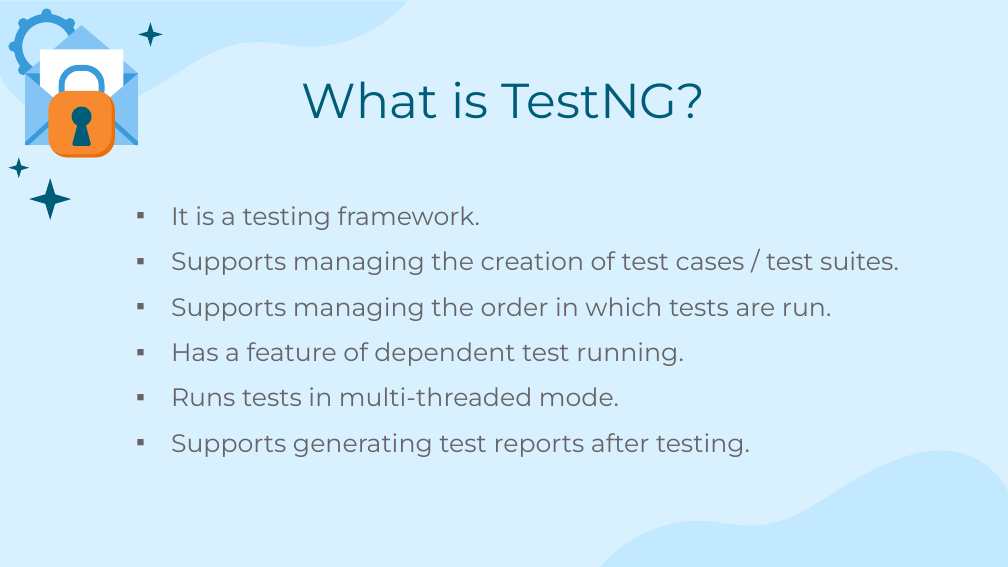
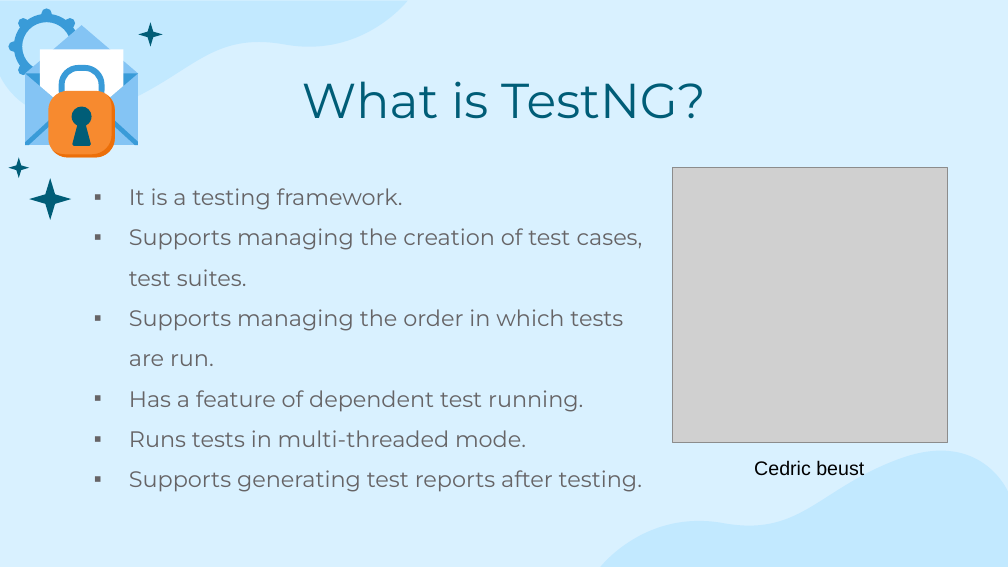
Before and after one commit to emallrice/account-management-app, a slide deck: slide 4 of SWT301 - TestNG test case - Demo.pptx. Drawn at 1008x567 pixels with LibreOffice and Linux fonts; fonts in the diff are those of the drawing; grey boxes stand for pictures. Boxes give left, top, right and bottom in pixels: in the first picture for what was removed or moved away, otherwise in the second. Text is boxed around its words. In the diff, an @@ line names an element or a change of style, - is before the commit and + after.

Commit message:
update file .pptx

```diff
--- a/SWT301 - TestNG test case - Demo.pptx
+++ b/SWT301 - TestNG test case - Demo.pptx
@@ subtitle "It is a testing framework.": place and size @@
-subtitle "It is a testing framework." at [171, 206, 899, 457]
+subtitle "It is a testing framework." at [129, 188, 643, 492]
@@ picture added at [672, 167, 948, 443] @@
@@ subtitle at [129, 188, 642, 492]: size 18 to 16 pt in "It is a testing framework.", "Supports managing the order in which tests ...", "Has a feature of dependent test running.", "Runs tests in multi-threaded mode." and 1 more places @@
@@ subtitle at [129, 228, 643, 286]: text changed; size 18 to 16 pt @@
-▪ Supports managing the creation of test cases / test suites.
+▪ Supports managing the creation of test cases, test suites.
@@ text added at [754, 460, 864, 476], 14 pt, text #000000 @@
+Cedric beust
```
